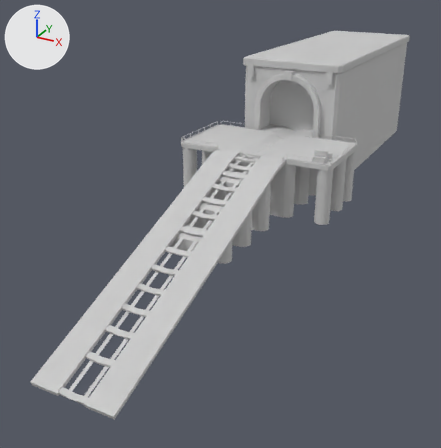
Two versions of the FBX model Skyrates/Assets/Resources/Meshes/Fort/fort_tunnel_slipway.FBX, one commit apart.
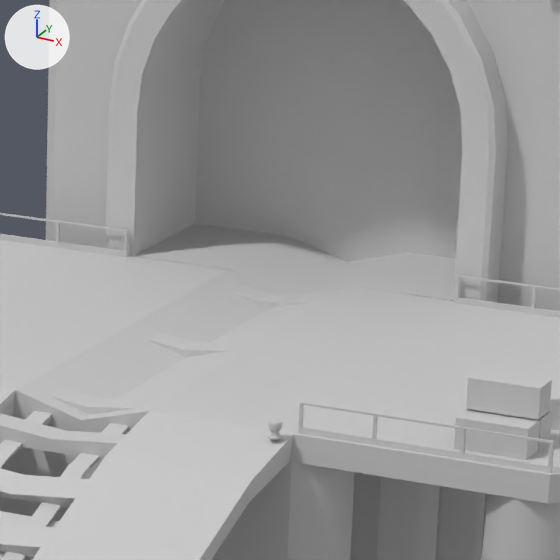
Each version appears first whole from a camera (50 mm lens) standing at (98.3, -224.3, 92.7) and looking at (-13.5, -21.0, -9.0), and next in a close-up on the part from 54% to 75% of the width and 20% to 40% of the height. The lights are fixed; the arrows at upper left show +X, +Y and +Z. Where no turn or scale is listed for an object, it has been applied to the vertices.

The first close-up shows 'Tunnel_Slipway'.
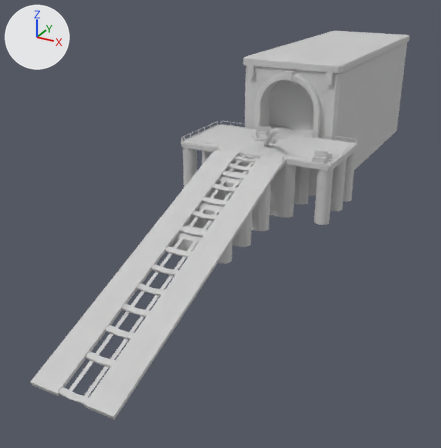
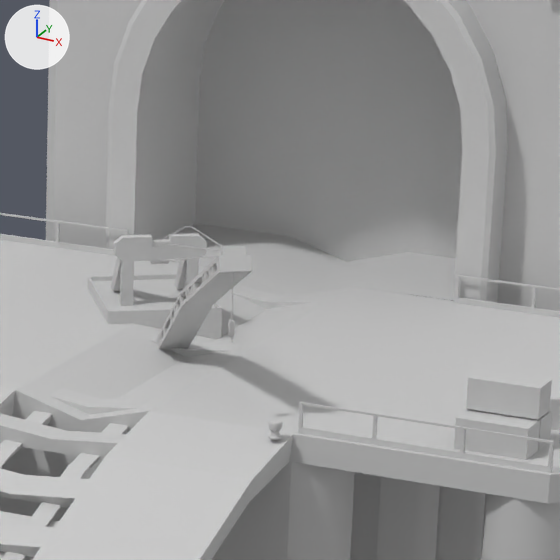
Boxes (x1, y1, x2, y2) around the edits, measured in the close-ups (560 x 560 px):
'Tunnel_Slipway_Crane', added: after (88, 226, 252, 350)

What the commit changed:
Material '01 - Default4' (mat_01___default4) is new.
Its base color is (0.588, 0.588, 0.588) (light grey #cacaca).
Its roughness is 0.859.
Mesh me_mesh_004 is new.
It has 962 vertices, 812 faces and spans x -11.2..11.2, y -22.6..6.6, z 0.0..34.5.
It uses material mat_01___default4 (light grey #cacaca).
Object 'Tunnel_Slipway_Crane' (ob_tunnel_slipway_crane) is new; it shows me_mesh_004.
Its location is (0.0, 0.0, 0.0).
